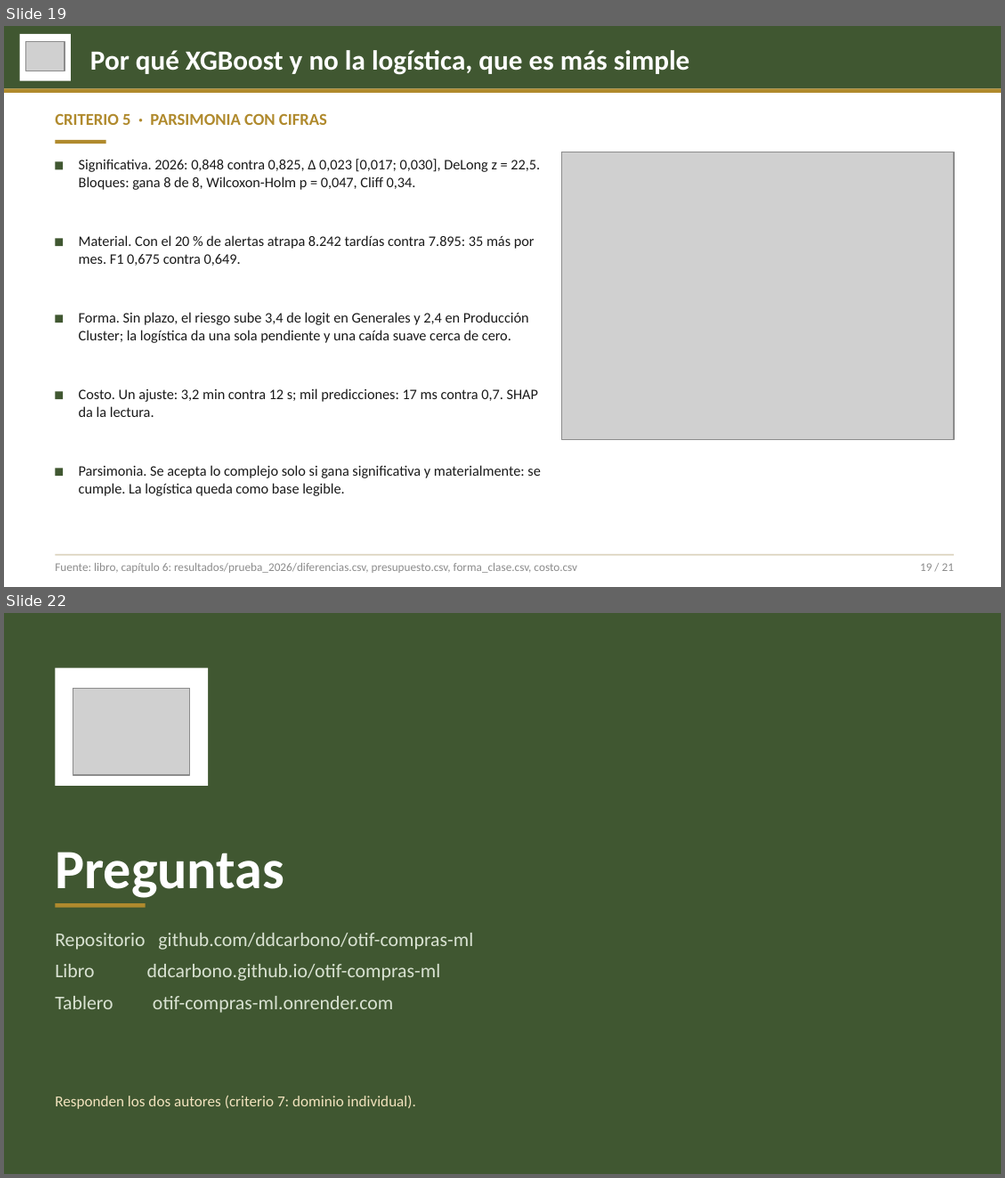
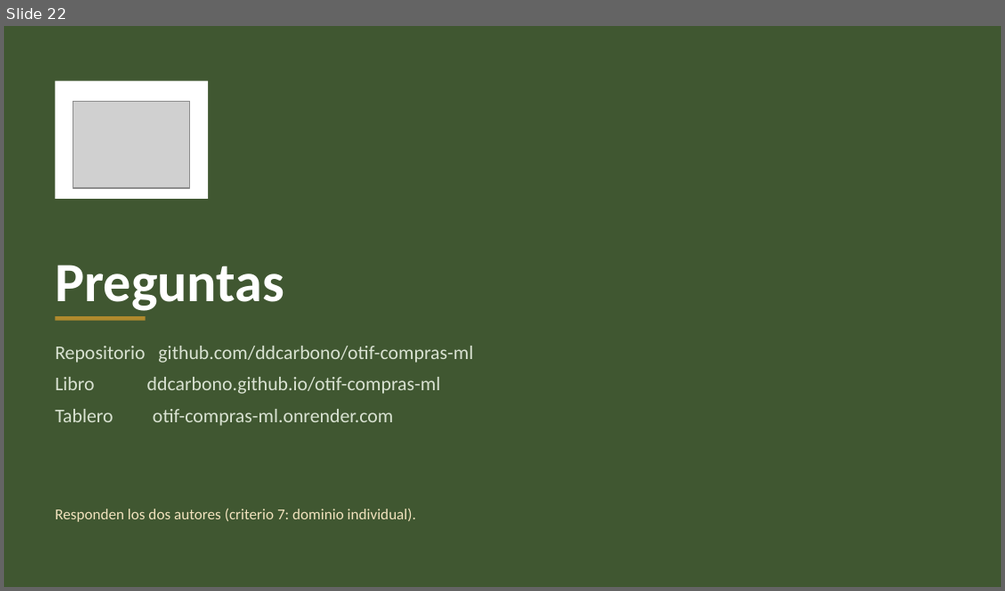
Before and after one commit to ddcarbono/otif-compras-ml, a slide deck: presentacion/sustentacion_otif.pptx. Shown one above the other, each under a label of ours: slides 19 and 22 before the commit, slide 22 after it; the slides between them are not shown. The pictures are 1005x1178 and 1005x591 pixels, drawn with LibreOffice and Linux fonts; fonts in the diff are those of the drawing; grey boxes stand for pictures. Boxes give left, top, right and bottom in pixels: in the first picture for what was removed or moved away, otherwise in the second. Text is boxed around its words. In the diff, an @@ line names an element or a change of style, - is before the commit and + after.

Commit message:
Por qué XGBoost y no la logística con N y M (criticas.csv), capítulo 10 con siete conjuntos públicos, lámina 19 nueva

```diff
--- a/presentacion/sustentacion_otif.pptx
+++ b/presentacion/sustentacion_otif.pptx
@@ slide 19 removed at (x1=4, y1=26, x2=1001, y2=587), background #FFFFFF @@
@@ rectangle removed at (x1=4, y1=26, x2=1001, y2=89) @@
@@ rectangle removed at (x1=20, y1=34, x2=71, y2=81) @@
@@ picture removed at (x1=26, y1=42, x2=65, y2=70) @@
@@ text removed at (x1=90, y1=50, x2=689, y2=75) @@
-Por qué XGBoost y no la logística, que es más simple
@@ rectangle removed at (x1=4, y1=89, x2=1001, y2=93) @@
@@ text removed at (x1=55, y1=113, x2=327, y2=125) @@
-CRITERIO 5 · PARSIMONIA CON CIFRAS
@@ rectangle removed at (x1=55, y1=140, x2=105, y2=143) @@
@@ text removed at (x1=79, y1=159, x2=540, y2=190) @@
-Significativa. 2026: 0,848 contra 0,825, Δ 0,023 [0,017; 0,030], DeLong z = 22,5. Bloques: gana 8 de 8, Wilcoxon-Holm p = 0,047, Cliff 0,34.
@@ picture removed at (x1=561, y1=151, x2=954, y2=440) @@
@@ rectangle removed at (x1=55, y1=161, x2=63, y2=169) @@
@@ rectangle removed at (x1=55, y1=239, x2=63, y2=247) @@
@@ text removed at (x1=79, y1=235, x2=534, y2=265) @@
-Material. Con el 20 % de alertas atrapa 8.242 tardías contra 7.895: 35 más por mes. F1 0,675 contra 0,649.
@@ rectangle removed at (x1=55, y1=315, x2=63, y2=323) @@
@@ text removed at (x1=79, y1=312, x2=529, y2=343) @@
-Forma. Sin plazo, el riesgo sube 3,4 de logit en Generales y 2,4 en Producción Cluster; la logística da una sola pendiente y una caída suave cerca de cero.
@@ rectangle removed at (x1=55, y1=392, x2=63, y2=400) @@
@@ text removed at (x1=79, y1=388, x2=538, y2=417) @@
-Costo. Un ajuste: 3,2 min contra 12 s; mil predicciones: 17 ms contra 0,7. SHAP da la lectura.
@@ rectangle removed at (x1=55, y1=467, x2=63, y2=475) @@
@@ text removed at (x1=79, y1=465, x2=540, y2=496) @@
-Parsimonia. Se acepta lo complejo solo si gana significativa y materialmente: se cumple. La logística queda como base legible.
@@ rectangle removed at (x1=55, y1=555, x2=954, y2=556) @@
@@ text removed at (x1=55, y1=563, x2=577, y2=572) @@
-Fuente: libro, capítulo 6: resultados/prueba_2026/diferencias.csv, presupuesto.csv, forma_clase.csv, costo.csv
@@ text removed at (x1=920, y1=563, x2=954, y2=571) @@
-19 / 21
```
Also in this commit, not shown: 15 slides changed, 1 slide added, 30 other files.
